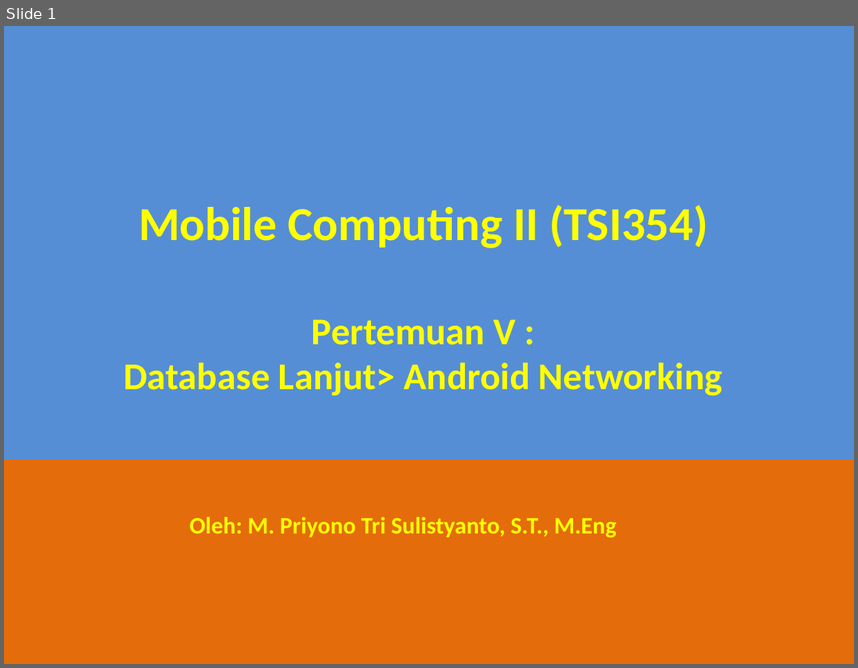
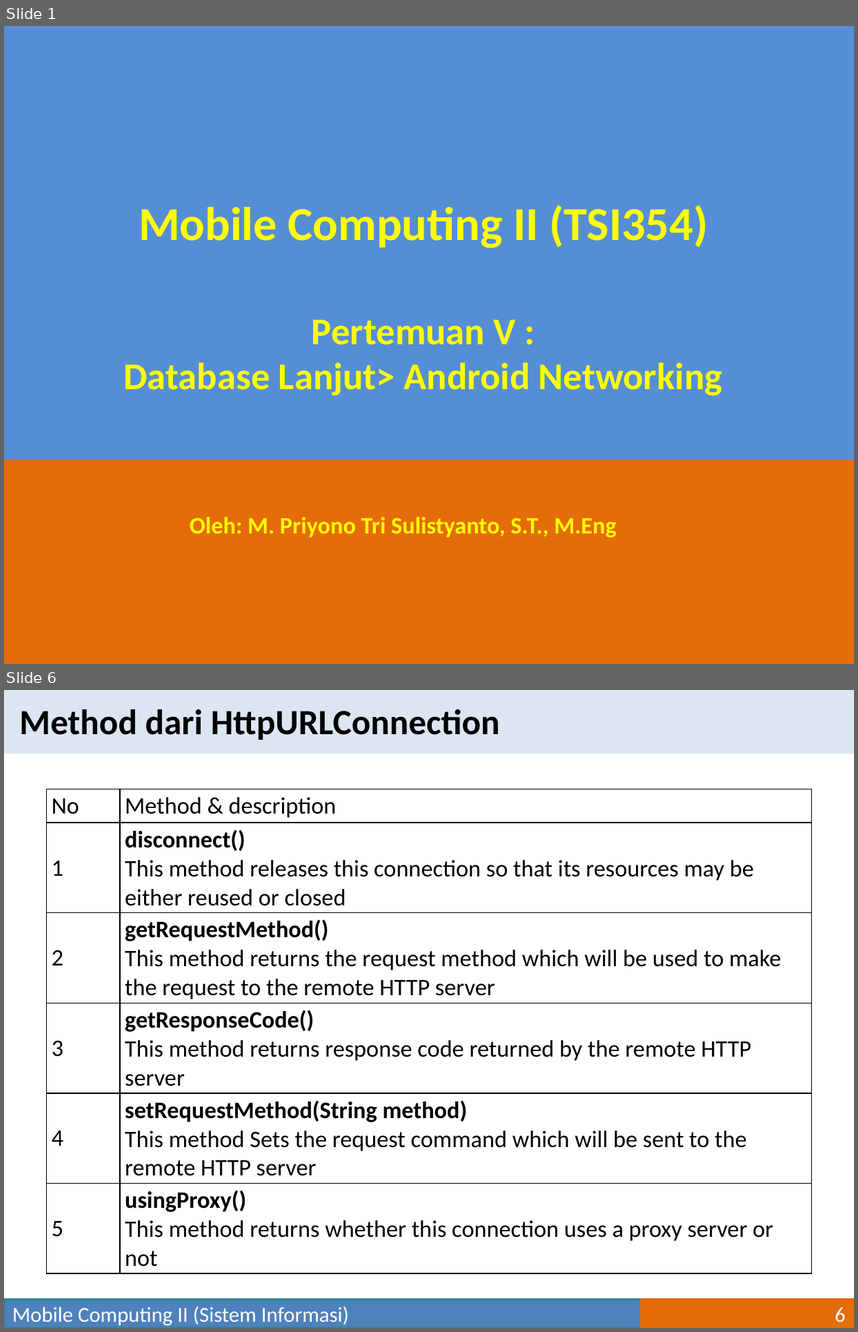
Before and after one commit to mpriyonots/Mobile-Computing-II, a slide deck: materi/Mobile Computing II-05.pptx. Shown one above the other, each under a label of ours: slide 1 before the commit, slides 1 and 6 after it; the slides between them are not shown. The pictures are 858x668 and 858x1332 pixels, drawn with LibreOffice and Linux fonts; fonts in the diff are those of the drawing. Boxes give left, top, right and bottom in pixels: in the first picture for what was removed or moved away, otherwise in the second. Text is boxed around its words. In the diff, an @@ line names an element or a change of style, - is before the commit and + after.

```diff
--- a/materi/Mobile Computing II-05.pptx
+++ b/materi/Mobile Computing II-05.pptx
@@ slide 6 added at [4, 690, 854, 1328], background #FFFFFF @@
@@ rectangle added at [4, 690, 854, 753], fill #DCE6F2 @@
@@ text added at [19, 709, 500, 740], 30 pt, text #000000, bold @@
+Method dari HttpURLConnection
@@ table added at [47, 789, 811, 1273], 6 rows, 2 columns @@
+No | Method & description
+1 | disconnect() / This method releases this connection so that its resources may be either reused or closed
+2 | getRequestMethod() / This method returns the request method which will be used to make the request to the remote HTTP server
+3 | getResponseCode() / This method returns response code returned by the remote HTTP server
+4 | setRequestMethod(String method) / This method Sets the request command which will be sent to the remote HTTP server
+5 | usingProxy() / This method returns whether this connection uses a proxy server or not
@@ rectangle added at [4, 1299, 642, 1328], fill #4F81BD, outline #31859C 2 pt, 18 pt, text #FFFFFF @@
+Mobile Computing II (Sistem Informasi)
@@ page number added at [642, 1299, 854, 1328], fill #E46C0A, outline #E46C0A 2 pt, 18 pt, text #FFFFFF @@
+6
```
Also in this commit, not shown: 1 slide changed, 7 other slides added, 1 slide removed, 1 other file.
